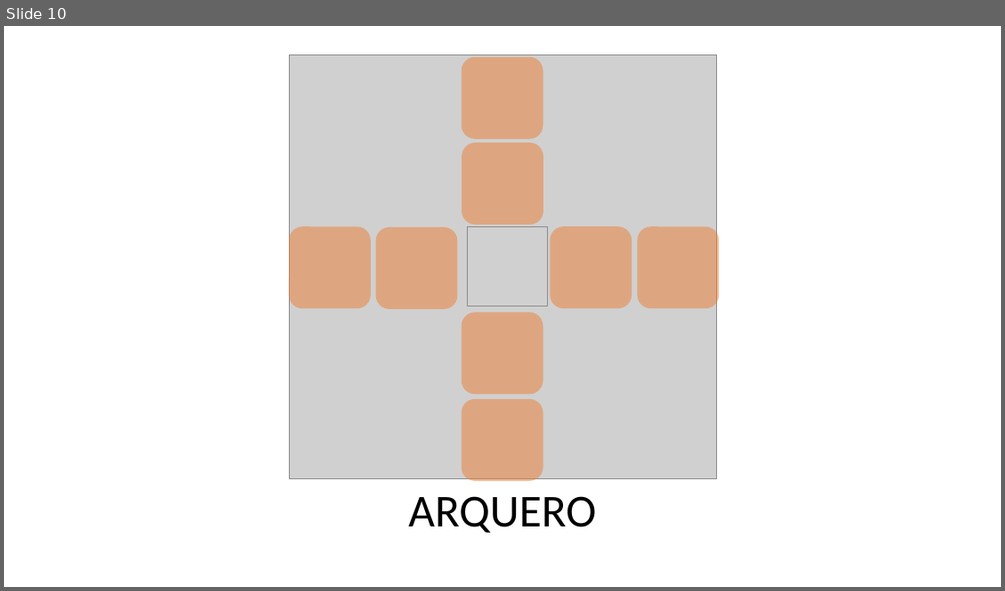
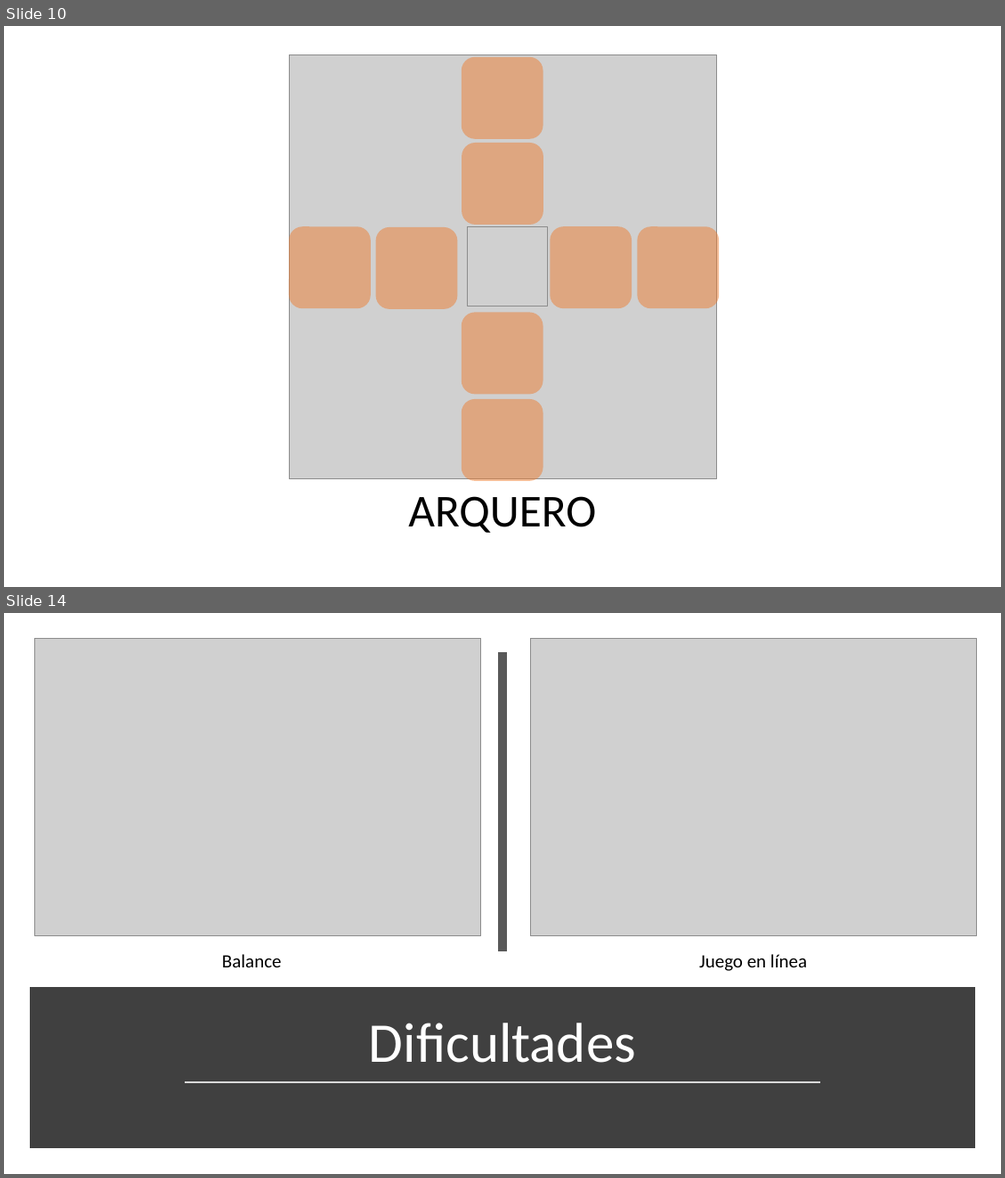
Before and after one commit to danielgsel/shiny-tribble, a slide deck: PresentacionH1/TRIBES.pptx. Shown one above the other, each under a label of ours: slide 10 before the commit, slides 10 and 14 after it; the slides between them are not shown. The pictures are 1005x591 and 1005x1178 pixels, drawn with LibreOffice and Linux fonts; fonts in the diff are those of the drawing; grey boxes stand for pictures. Boxes give left, top, right and bottom in pixels: in the first picture for what was removed or moved away, otherwise in the second. Text is boxed around its words. In the diff, an @@ line names an element or a change of style, - is before the commit and + after.

```diff
--- a/PresentacionH1/TRIBES.pptx
+++ b/PresentacionH1/TRIBES.pptx
@@ slide 14 added at (4,613,1001,1174), background #FFFFFF @@
@@ picture added at (34,639,481,936) @@
@@ picture added at (531,639,977,936) @@
@@ line added from (502, 652) to (502, 951), #595959 8 pt @@
@@ text added at (222,954,282,967), 18 pt, text #000000 @@
+Balance
@@ text added at (699,954,807,971), 18 pt, text #000000 @@
+Juego en línea
@@ rectangle added at (34,992,971,1143), fill #404040, outline #404040 10 pt @@
@@ title added at (369,1022,636,1062), 54 pt, text #FFFFFF @@
+Dificultades
@@ line added from (185, 1083) to (821, 1083), #D9D9D9 1.75 pt @@
```
Also in this commit, not shown: 1 slide changed, 4 other slides added, 1 slide removed, 6 other files.
